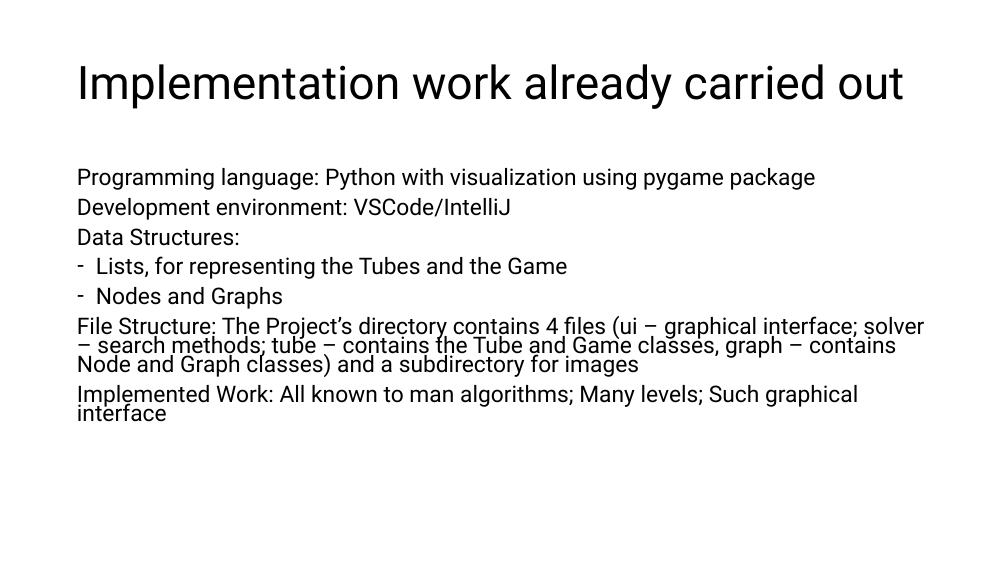
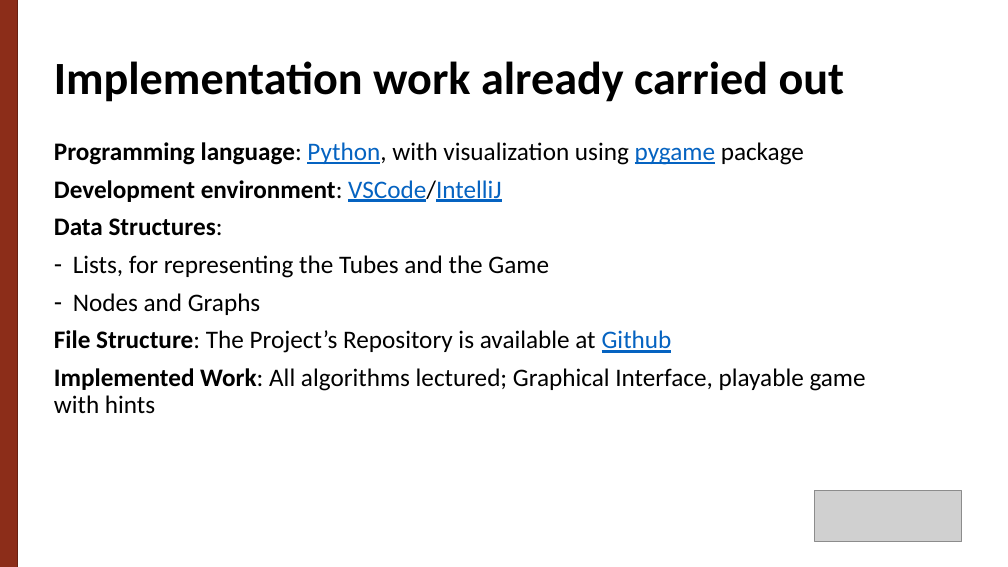
Before and after one commit to g-batalhao-a/IART, a slide deck: slide 5 of Project1/docs/Ball Sort Puzzle.pptx. Drawn at 1008x567 pixels with LibreOffice and Linux fonts; fonts in the diff are those of the drawing; grey boxes stand for pictures. Boxes give left, top, right and bottom in pixels: in the first picture for what was removed or moved away, otherwise in the second. Text is boxed around its words. In the diff, an @@ line names an element or a change of style, - is before the commit and + after.

```diff
--- a/Project1/docs/Ball Sort Puzzle.pptx
+++ b/Project1/docs/Ball Sort Puzzle.pptx
@@ rectangle added at [0,0,18,567], fill #8C2D19, outline #682112 1 pt @@
@@ text "Implementation work already carried out": place and size @@
-text "Implementation work already carried out" at [77,64,904,109]
+text "Implementation work already carried out" at [54,61,845,102]
@@ text "Implementation work already carried out" at [54,61,845,102]: font Roboto to Calibri, bold on @@
@@ text "Programming language: Python, with visualization ...": place and size @@
-text "Programming language: Python, with visualization ..." at [77,168,924,422]
+text "Programming language: Python, with visualization ..." at [54,142,866,413]
@@ text at [54,142,804,165]: text changed; size 21.7 to 24 pt; font Roboto to Calibri @@
-Programming language: Python with visualization using pygame package
+Programming language: Python, with visualization using pygame package
@@ text at [54,180,549,315]: size 21.7 to 24 pt, font Roboto to Calibri in "Development environment: VSCode/IntelliJ", "Data Structures:", "Lists, for representing the Tubes and the ...", "Nodes and Graphs"; text colour #000000 to #0563C1, underline on in "VSCode/IntelliJ"; bold on in "Development environment:", "Data Structures:"; line spacing 0.7 to 0.9 @@
@@ text at [54,330,866,413]: text changed; size 21.7 to 24 pt; font Roboto to Calibri @@
-File Structure: The Project’s directory contains 4 files (ui – graphical interface; solver – search methods; tube – contains the Tube and Game classes, graph – contains Node and Graph classes) and a subdirectory for images
-Implemented Work: All known to man algorithms; Many levels; Such graphical interface
+File Structure: The Project’s Repository is available at Github
+Implemented Work: All algorithms lectured; Graphical Interface, playable game with hints
@@ picture added at [815,491,962,541] @@
```
Also in this commit, not shown: 4 other slides changed, 2 other files.
